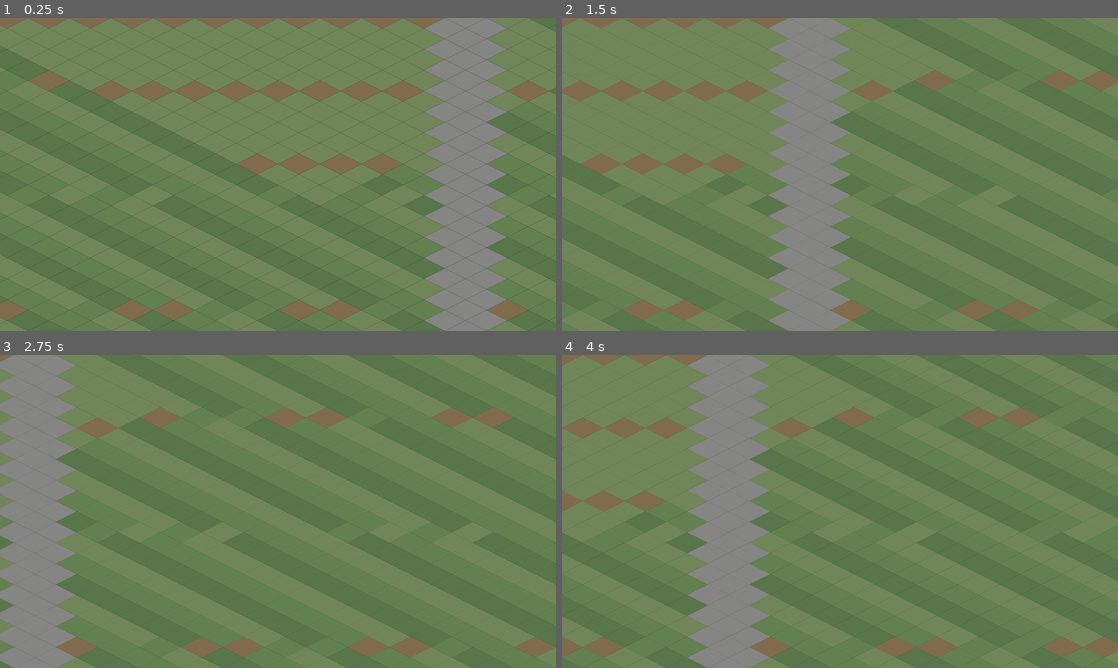
Above: before the commit, frames 1-4 (two rows, left to right).
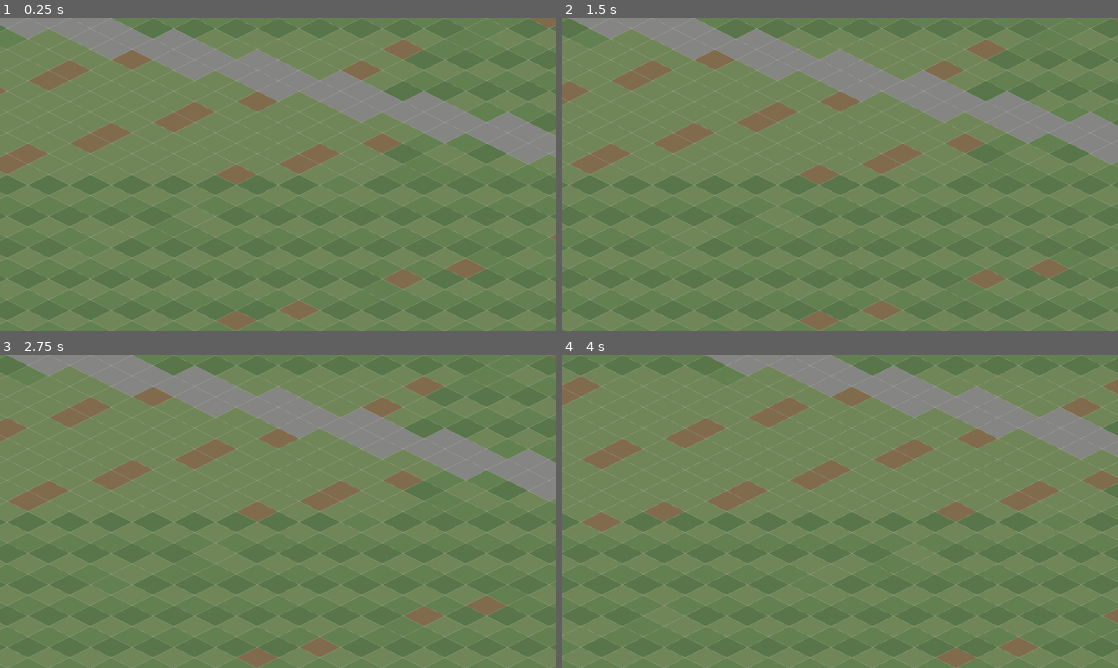
Above: after the commit, the same moments.

Repository: AlmightyTank/WebRTS
Game: Godot game, scene res://scenes/battlefield.tscn
The game is run twice, just before and just after one commit, with the same random seed, the same clock (stepped at 60 frames per second) and the same inputs.
Inputs (mouse positions are in pixels of both pictures, inside the frame that each line leads up to):
- Up to frame 1 (0.25 s): no input
- Up to frame 2 (1.5 s): tap Enter at 0.5 s; move the mouse to (962, 158) at 0.52 s; hold D 0.53-1.25 s; click (962, 158) at 0.67 s; drag from (728, 190) to (812, 237) at 1.27 s
- Up to frame 3 (2.75 s): tap Space at 2 s; move the mouse to (333, 442) at 2.02 s; hold D from 2.03 s (still down); click (333, 442) at 2.17 s
- Up to frame 4 (4 s): release D at 2.75 s; drag from (812, 574) to (673, 464) at 2.77 s; tap Enter at 3.5 s; move the mouse to (1006, 558) at 3.52 s; hold A from 3.53 s (still down); click (1006, 558) at 3.67 s

The runs differ from the first frame. In frame 1, 45% of the frame differs, in the area x 0-100%, y 0-100%; in frame 2, 42%; in frame 3, 44%; in frame 4, 43%.

Commit message:
feat(godot): replace drawn terrain with isometric TileMapLayer atlas

Diff:
--- a/godot/scripts/battlefield.gd
+++ b/godot/scripts/battlefield.gd
@@ -1,33 +1,66 @@
 extends Node2D
-## Slice A: procedural isometric terrain. No external art required.
+## v0.1 Slice B: isometric TileMapLayer with a generated PNG-compatible tile atlas.
 const WIDTH := 64
 const HEIGHT := 64
-const TILE_W := 128.0
-const TILE_H := 64.0
-const COLORS := [
+const TILE_W := 128
+const TILE_H := 64
+const TILE_COLORS := [
 	Color("#58764a"), Color("#638051"), Color("#718658"),
 	Color("#806c4d"), Color("#858583"), Color("#596d4d")
 ]
 var camera: Camera2D
+var terrain: TileMapLayer
 var dragging := false
-var drag_last := Vector2.ZERO
 
 func _ready() -> void:
+	_build_terrain()
 	camera = Camera2D.new()
 	camera.name = "RTSCamera"
 	add_child(camera)
 	camera.enabled = true
 	camera.position = tile_to_world(Vector2i(WIDTH / 2, HEIGHT / 2))
 	camera.zoom = Vector2(0.75, 0.75)
-	queue_redraw()
+
+func _make_atlas_image() -> Image:
+	var atlas := Image.create(TILE_W * 3, TILE_H * 2, false, Image.FORMAT_RGBA8)
+	atlas.fill(Color.TRANSPARENT)
+	for index in range(TILE_COLORS.size()):
+		var ox: int = (index % 3) * TILE_W
+		var oy: int = (index / 3) * TILE_H
+		for y in range(TILE_H):
+			for x in range(TILE_W):
+				var normalized: float = absf(float(x) - TILE_W * 0.5) / (TILE_W * 0.5) + absf(float(y) - TILE_H * 0.5) / (TILE_H * 0.5)
+				if normalized <= 1.0:
+					atlas.set_pixel(ox + x, oy + y, TILE_COLORS[index])
+	return atlas
+
+func _build_terrain() -> void:
+	terrain = TileMapLayer.new()
+	terrain.name = "Terrain"
+	add_child(terrain)
+	var tileset := TileSet.new()
+	tileset.tile_shape = TileSet.TILE_SHAPE_ISOMETRIC
+	tileset.tile_size = Vector2i(TILE_W, TILE_H)
+	var source := TileSetAtlasSource.new()
+	var atlas_image := _make_atlas_image()
+	source.texture = ImageTexture.create_from_image(atlas_image)
+	source.texture_region_size = Vector2i(TILE_W, TILE_H)
+	for index in range(TILE_COLORS.size()):
+		source.create_tile(Vector2i(index % 3, index / 3))
+	tileset.add_source(source, 0)
+	terrain.tile_set = tileset
+	for y in range(HEIGHT):
+		for x in range(WIDTH):
+			var index := terrain_kind(x, y)
+			terrain.set_cell(Vector2i(x, y), 0, Vector2i(index % 3, index / 3))
+	# Generated image can be exported as PNG for artists to replace.
+	# The game uses the in-memory atlas, so packaged builds do not write files.
 
 func tile_to_world(tile: Vector2i) -> Vector2:
-	return Vector2((tile.x - tile.y) * TILE_W * 0.5, (tile.x + tile.y) * TILE_H * 0.5)
+	return terrain.map_to_local(tile)
 
 func world_to_tile(point: Vector2) -> Vector2i:
-	var x := point.x / TILE_W + point.y / TILE_H
-	var y := point.y / TILE_H - point.x / TILE_W
-	return Vector2i(roundi(x), roundi(y))
+	return terrain.local_to_map(point)
 
 func terrain_kind(x: int, y: int) -> int:
 	if abs(x - y - 9) <= 1:
@@ -36,24 +69,10 @@
 		return 3 if (x + y) % 7 == 0 else 2
 	return posmod(x * 13 + y * 7 + x * y, 4) if (x + y) % 11 == 0 else posmod(x * 3 + y * 5, 3)
 
-func _draw() -> void:
-	for y in range(HEIGHT):
-		for x in range(WIDTH):
-			var center := tile_to_world(Vector2i(x, y))
-			var corners := PackedVector2Array([
-				center + Vector2(0, -TILE_H / 2),
-				center + Vector2(TILE_W / 2, 0),
-				center + Vector2(0, TILE_H / 2),
-				center + Vector2(-TILE_W / 2, 0)
-			])
-			draw_colored_polygon(corners, COLORS[terrain_kind(x, y)])
-			draw_polyline(PackedVector2Array([corners[0], corners[1], corners[2], corners[3], corners[0]]), Color(0.1, 0.15, 0.12, 0.14), 1.0)
-
 func _unhandled_input(event: InputEvent) -> void:
 	if event is InputEventMouseButton:
 		if event.button_index == MOUSE_BUTTON_MIDDLE or event.button_index == MOUSE_BUTTON_RIGHT:
 			dragging = event.pressed
-			drag_last = event.position
 		elif event.pressed and event.button_index == MOUSE_BUTTON_WHEEL_UP:
 			set_zoom(camera.zoom.x * 1.12)
 		elif event.pressed and event.button_index == MOUSE_BUTTON_WHEEL_DOWN:
